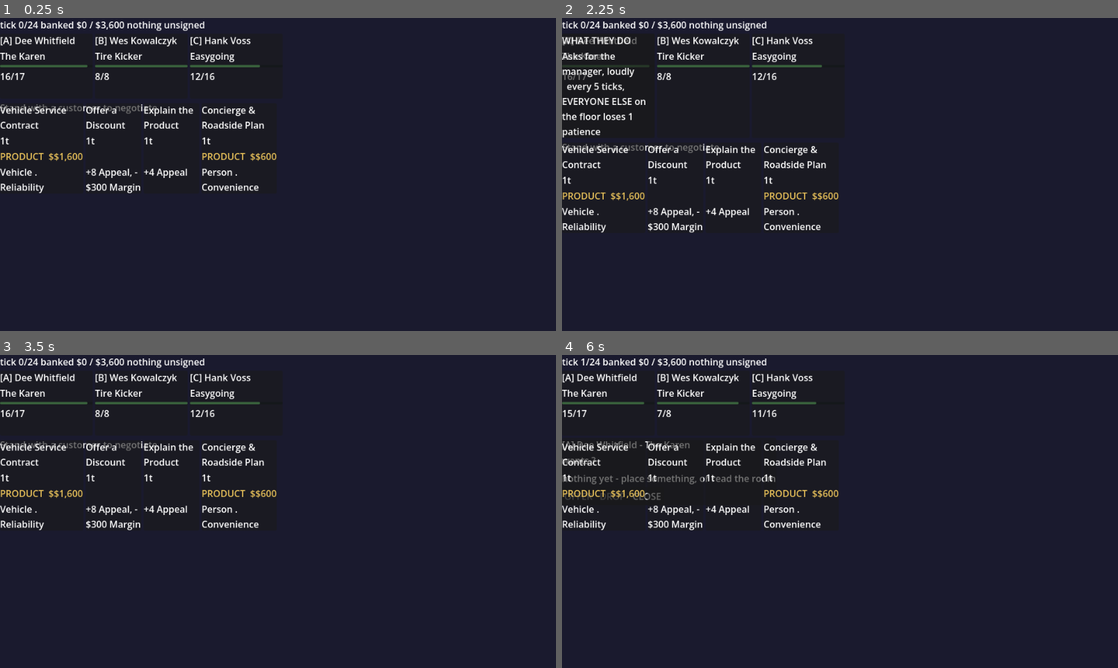
Above: before the commit, frames 1-4 (two rows, left to right).
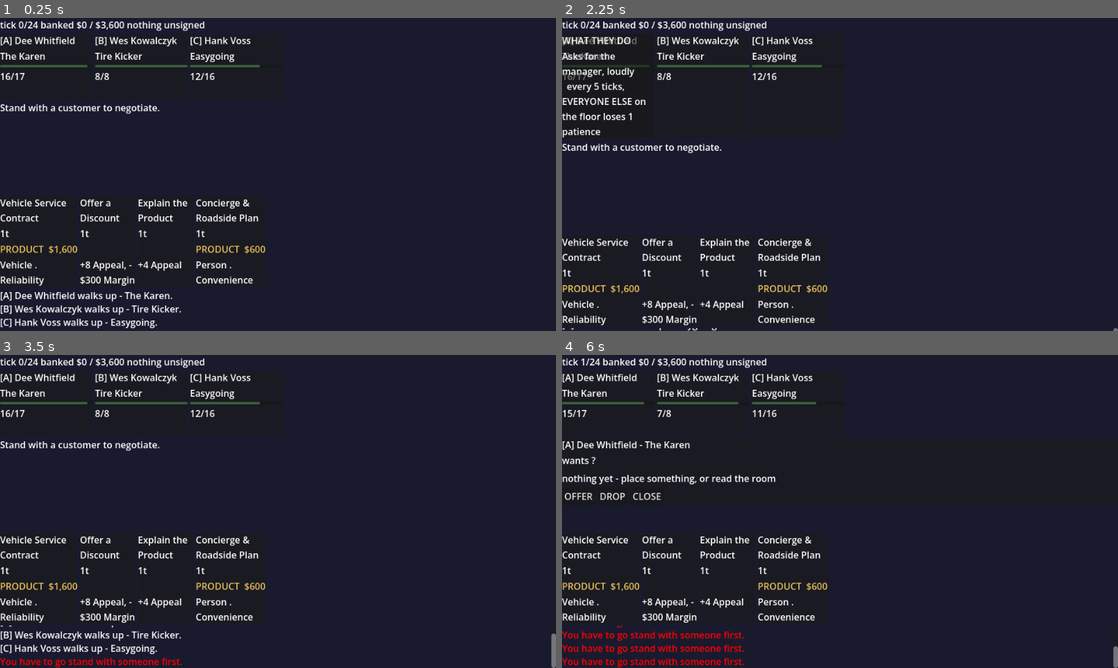
Above: after the commit, the same moments.

Repository: Painkills/RogueDealership
Game: Godot game, scene res://scenes/shift.tscn
The game is run twice, just before and just after one commit, with the same random seed, the same clock (stepped at 60 frames per second) and the same inputs.
Inputs (mouse positions are in pixels of both pictures, inside the frame that each line leads up to):
- Up to frame 1 (0.25 s): no input
- Up to frame 2 (2.25 s): click (606, 64) at 0.52 s; click (606, 86) at 1.27 s; click (606, 64) at 2.02 s
- Up to frame 3 (3.5 s): tap Enter at 2.75 s; move the mouse to (400, 495) at 2.77 s; hold 1 (card_1) from 2.78 s (still down)
- Up to frame 4 (6 s): tap Space at 3.5, 5 s; move the mouse to (728, 527) at 3.52 s; release 1 (card_1) at 3.53 s; tap 2 (card_2) at 3.6 s; tap Enter at 4.25, 5.75 s; move the mouse to (895, 442) at 4.27 s; hold 3 (card_3) 4.28-5.03 s; move the mouse to (812, 574) at 5.02 s; tap 4 (card_4) at 5.1 s; move the mouse to (1006, 558) at 5.77 s; hold A (chair_a) from 5.78 s (still down)

The runs differ from the first frame. In frame 1, 5.4% of the frame differs, in the area x 0-50%, y 27-100%; in frame 2, 4.2%; in frame 3, 5.5%; in frame 4, 6.0%, in the area x 0-100%, y 27-100%.

Commit message:
fix(g1): address findings from the final whole-branch review
Seven fixes from the closing review pass:

1. shift.tscn layout didn't fill the 960x540 viewport and two rows
   collapsed to zero height. Root VBox now anchors to full rect,
   CustomerSlot gets a real minimum height + expand flag, EventLog
   gets an expand flag, and CustomerPanel now anchors to full rect at
   runtime since size flags are inert inside its plain-Control parent.
2. Format.money() already prepends "$"; hand_card.gd and
   customer_panel.gd were prepending a second, literal "$".
3+4. Result.msg from every command was never reaching the event log,
   so refusals were silently swallowed - worsened by customer_panel.gd
   speculatively disabling the Offer/Drop buttons, which hid the
   refusal message entirely. _apply() now echoes refusals in red; the
   buttons are never disabled, per this project's own "let them try,
   show them why" convention.
5. Two README lines overstated what was built (a nonexistent
   "portrait" on floor_card, and full GODOT_SPEC.md Sec7 slot/palette
   coverage that was never implemented).
6. The plan document's own _unhandled_input() code block still showed
   the chair_c-before-close_key ordering bug the real implementation
   found and fixed, plus the incorrect "ordering doesn't change
   correctness" claim.
7. Event log wasn't cleared between shifts, _bind_key could
   accumulate duplicate InputMap events across repeated _ready() runs,
   and ReportOverlay's mouse_filter is now set explicitly to STOP so
   it consumes input while shown.

564 checks, 564 passed, 0 failed - unchanged from baseline.

Co-Authored-By: Claude Sonnet 5 <noreply@anthropic.com>

Diff:
--- a/game/scenes/shift.tscn
+++ b/game/scenes/shift.tscn
@@ -4,57 +4,62 @@
 [ext_resource type="PackedScene" path="res://scenes/report.tscn" id="2_drehl"]
 [ext_resource type="Script" path="res://scripts/view/report_panel.gd" id="3_cajfp"]
 
-[node name="ShiftController" type="Control" unique_id=1978611468]
+[node name="ShiftController" type="Control" unique_id=1525654493]
 layout_mode = 3
 anchors_preset = 0
 anchor_right = 1.0
 anchor_bottom = 1.0
 script = ExtResource("1_2f8nr")
 
-[node name="Background" type="ColorRect" parent="." unique_id=217979448]
+[node name="Background" type="ColorRect" parent="." unique_id=785678344]
 unique_name_in_owner = true
 layout_mode = 0
 anchor_right = 1.0
 anchor_bottom = 1.0
 
-[node name="Root" type="VBoxContainer" parent="." unique_id=632220627]
+[node name="Root" type="VBoxContainer" parent="." unique_id=2132737167]
 layout_mode = 0
+anchor_right = 1.0
+anchor_bottom = 1.0
 
-[node name="TopBar" type="HBoxContainer" parent="Root" unique_id=774517948]
+[node name="TopBar" type="HBoxContainer" parent="Root" unique_id=1602375955]
 layout_mode = 2
 
-[node name="TickLabel" type="Label" parent="Root/TopBar" unique_id=1468847579]
+[node name="TickLabel" type="Label" parent="Root/TopBar" unique_id=863670361]
 unique_name_in_owner = true
 layout_mode = 2
 
-[node name="BankedLabel" type="Label" parent="Root/TopBar" unique_id=47983351]
+[node name="BankedLabel" type="Label" parent="Root/TopBar" unique_id=1370671019]
 unique_name_in_owner = true
 layout_mode = 2
 
-[node name="AtRiskLabel" type="Label" parent="Root/TopBar" unique_id=13792120]
+[node name="AtRiskLabel" type="Label" parent="Root/TopBar" unique_id=1301696750]
 unique_name_in_owner = true
 layout_mode = 2
 
-[node name="FloorRow" type="HBoxContainer" parent="Root" unique_id=1987404079]
+[node name="FloorRow" type="HBoxContainer" parent="Root" unique_id=3460165]
 unique_name_in_owner = true
 layout_mode = 2
 
-[node name="CustomerSlot" type="Control" parent="Root" unique_id=2036006228]
+[node name="CustomerSlot" type="Control" parent="Root" unique_id=854589298]
 unique_name_in_owner = true
+custom_minimum_size = Vector2(0, 160)
 layout_mode = 2
+size_flags_vertical = 3
 
-[node name="EmptySlotLabel" type="Label" parent="Root/CustomerSlot" unique_id=1738849429]
+[node name="EmptySlotLabel" type="Label" parent="Root/CustomerSlot" unique_id=787931645]
 unique_name_in_owner = true
 layout_mode = 0
 text = "Stand with a customer to negotiate."
 
-[node name="HandRow" type="HBoxContainer" parent="Root" unique_id=1327234262]
+[node name="HandRow" type="HBoxContainer" parent="Root" unique_id=29717649]
 unique_name_in_owner = true
 layout_mode = 2
 
-[node name="EventLog" type="RichTextLabel" parent="Root" unique_id=622296783]
+[node name="EventLog" type="RichTextLabel" parent="Root" unique_id=1292049002]
 unique_name_in_owner = true
 layout_mode = 2
+size_flags_vertical = 3
 bbcode_enabled = true
 scroll_following = true
 
--- a/game/scripts/view/customer_panel.gd
+++ b/game/scripts/view/customer_panel.gd
@@ -37,7 +37,7 @@
 		child.queue_free()
 	for u in customer.unsigned:
 		var lbl := Label.new()
-		lbl.text = "%s $%s" % [u["product"].display_name, Format.money(u["margin"])]
+		lbl.text = "%s %s" % [u["product"].display_name, Format.money(u["margin"])]
 		_unsigned_row.add_child(lbl)
 	var risk: int = customer.unsigned_margin()
 	if risk > 0:
@@ -48,13 +48,11 @@
 
 	var o = customer.offer
 	_offer_box.visible = o != null
-	_offer_btn.disabled = o == null
-	_drop_btn.disabled = o == null
 	if o != null:
 		_offer_name.text = o.product.display_name
 		_offer_category.text = "%s . %s" % [o.product.interest.category.display_name,
 			o.product.interest.display_name]
-		_offer_margin.text = "$%s" % Format.money(o.margin)
+		_offer_margin.text = "%s" % Format.money(o.margin)
 
 		if not o.revealed:
 			_appeal_bar.set_state(0, customer.line, 40, forced_band)
--- a/game/scripts/view/hand_card.gd
+++ b/game/scripts/view/hand_card.gd
@@ -23,7 +23,7 @@
 	_cost.text = "%dt" % def.ticks
 	if inst.is_product():
 		var p := def as ProductCardDef
-		_kind.text = "PRODUCT  $%s" % Format.money(inst.margin())
+		_kind.text = "PRODUCT  %s" % Format.money(inst.margin())
 		_kind.modulate = Palette.color(&"margin")
 		_effect.text = p.interest.category.display_name + " . " + p.interest.display_name
 	else:
--- a/game/scripts/view/shift_controller.gd
+++ b/game/scripts/view/shift_controller.gd
@@ -47,6 +47,8 @@
 func _bind_key(action: StringName, keycode: Key, shift: bool = false) -> void:
 	if not InputMap.has_action(action):
 		InputMap.add_action(action)
+	if not InputMap.action_get_events(action).is_empty():
+		return
 	var ev := InputEventKey.new()
 	ev.keycode = keycode
 	ev.shift_pressed = shift
@@ -87,6 +89,7 @@
 	_shift = Shift.new(cfg, interests, cards, archetypes, randi(), [])
 	_events_seen = 0
 	_actions_seen = 0
+	_event_log.clear()
 	_report_overlay.visible = false
 
 	for c in _floor_cards:
@@ -102,6 +105,7 @@
 		_customer_panel.queue_free()
 	_customer_panel = CustomerPanelScene.instantiate()
 	_customer_slot.add_child(_customer_panel)
+	_customer_panel.set_anchors_preset(Control.PRESET_FULL_RECT)
 	_customer_panel.offer_pressed.connect(_on_offer)
 	_customer_panel.close_pressed.connect(_on_close)
 	_customer_panel.drop_pressed.connect(_on_drop)
@@ -123,7 +127,9 @@
 func _on_hand_card_pressed(index: int) -> void:
 	_apply(_shift.play_card(index))
 
-func _apply(_res: Result) -> void:
+func _apply(res: Result) -> void:
+	if not res.ok:
+		_event_log.append_text("[color=red]%s[/color]\n" % res.msg)
 	_render()
 	if _shift.is_over():
 		_show_report()
--- a/game/tools/build_shift_scene.gd
+++ b/game/tools/build_shift_scene.gd
@@ -15,6 +15,7 @@
 
 	var vbox := VBoxContainer.new()
 	vbox.name = "Root"
+	vbox.set_anchors_preset(Control.PRESET_FULL_RECT)
 	root.add_child(vbox)
 	vbox.owner = root
 
@@ -49,6 +50,8 @@
 
 	var customer_slot := Control.new()
 	customer_slot.name = "CustomerSlot"
+	customer_slot.custom_minimum_size = Vector2(0, 160)
+	customer_slot.size_flags_vertical = Control.SIZE_EXPAND_FILL
 	customer_slot.unique_name_in_owner = true
 	vbox.add_child(customer_slot)
 	customer_slot.owner = root
@@ -71,6 +74,7 @@
 	event_log.name = "EventLog"
 	event_log.bbcode_enabled = true
 	event_log.scroll_following = true
+	event_log.size_flags_vertical = Control.SIZE_EXPAND_FILL
 	event_log.unique_name_in_owner = true
 	vbox.add_child(event_log)
 	event_log.owner = root
@@ -79,6 +83,7 @@
 	var report_overlay := report_scene.instantiate()
 	report_overlay.name = "ReportOverlay"
 	report_overlay.visible = false
+	report_overlay.mouse_filter = Control.MOUSE_FILTER_STOP
 	report_overlay.unique_name_in_owner = true
 	root.add_child(report_overlay)
 	report_overlay.owner = root
Not shown, changed: docs/superpowers/plans/2026-08-31-godot-g1.md
Not shown, changed: game/README.md
